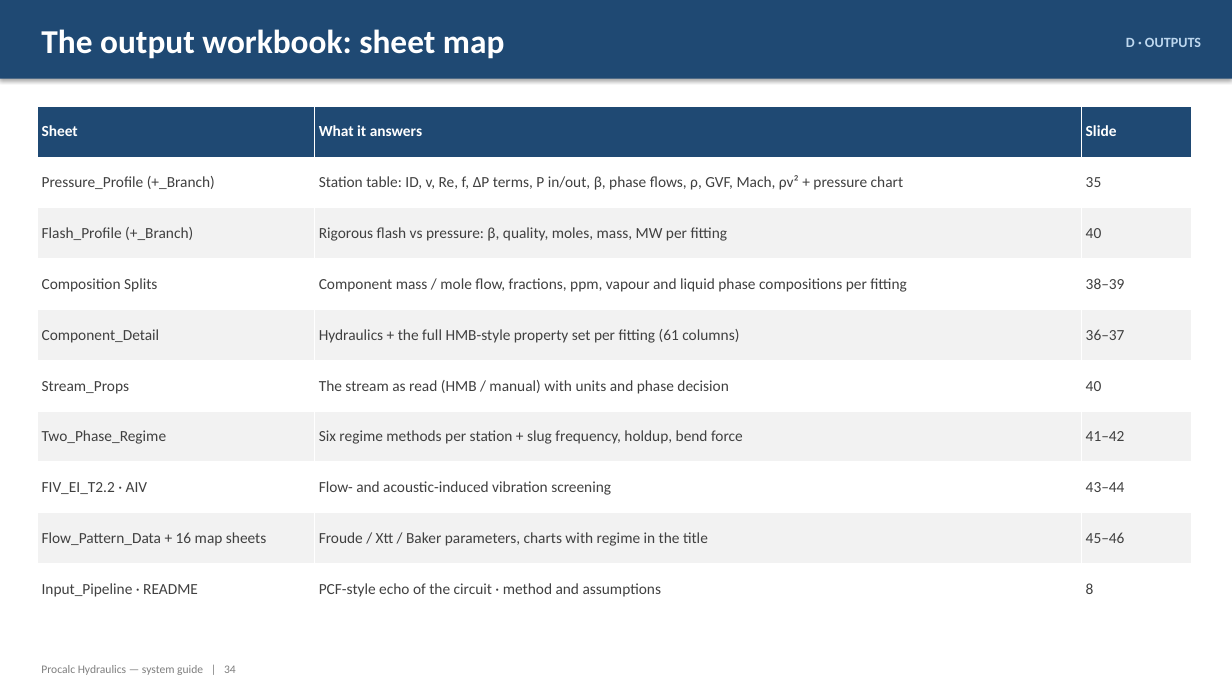
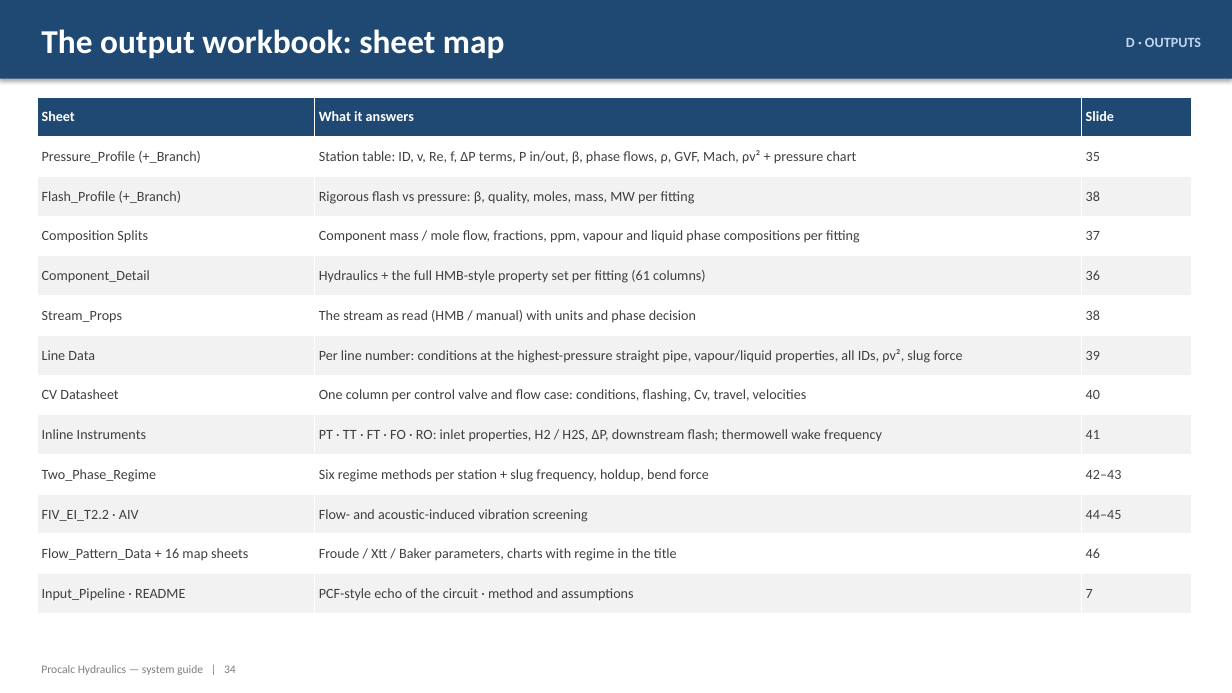
Before and after one commit to ipratikmenon/procalc, a slide deck: slide 34 of Hydraulics/Procalc_Hydraulics_System_Guide.pptx. Drawn at 1232x693 pixels with LibreOffice and Linux fonts; fonts in the diff are those of the drawing. Boxes give left, top, right and bottom in pixels: in the first picture for what was removed or moved away, otherwise in the second. Text is boxed around its words. In the diff, an @@ line names an element or a change of style, - is before the commit and + after.

```diff
--- a/Hydraulics/Procalc_Hydraulics_System_Guide.pptx
+++ b/Hydraulics/Procalc_Hydraulics_System_Guide.pptx
@@ table at <box>37,97,1192,614</box> @@
-row 3: Flash_Profile (+_Branch) | Rigorous flash vs pressure: β, quality, moles, mass, MW per fitting | 40
-row 4: Composition Splits | Component mass / mole flow, fractions, ppm, vapour and liquid phase compositions per fitting | 38–39
-row 5: Component_Detail | Hydraulics + the full HMB-style property set per fitting (61 columns) | 36–37
-row 6: Stream_Props | The stream as read (HMB / manual) with units and phase decision | 40
-row 7: Two_Phase_Regime | Six regime methods per station + slug frequency, holdup, bend force | 41–42
-row 8: FIV_EI_T2.2 · AIV | Flow- and acoustic-induced vibration screening | 43–44
-row 9: Flow_Pattern_Data + 16 map sheets | Froude / Xtt / Baker parameters, charts with regime in the title | 45–46
-row 10: Input_Pipeline · README | PCF-style echo of the circuit · method and assumptions | 8
+row 3: Flash_Profile (+_Branch) | Rigorous flash vs pressure: β, quality, moles, mass, MW per fitting | 38
+row 4: Composition Splits | Component mass / mole flow, fractions, ppm, vapour and liquid phase compositions per fitting | 37
+row 5: Component_Detail | Hydraulics + the full HMB-style property set per fitting (61 columns) | 36
+row 6: Stream_Props | The stream as read (HMB / manual) with units and phase decision | 38
+row 7: Line Data | Per line number: conditions at the highest-pressure straight pipe, vapour/liquid properties, all IDs, ρv², slug force | 39
+row 8: CV Datasheet | One column per control valve and flow case: conditions, flashing, Cv, travel, velocities | 40
+row 9: Inline Instruments | PT · TT · FT · FO · RO: inlet properties, H2 / H2S, ΔP, downstream flash; thermowell wake frequency | 41
+row 10: Two_Phase_Regime | Six regime methods per station + slug frequency, holdup, bend force | 42–43
+row 11: FIV_EI_T2.2 · AIV | Flow- and acoustic-induced vibration screening | 44–45
+row 12: Flow_Pattern_Data + 16 map sheets | Froude / Xtt / Baker parameters, charts with regime in the title | 46
+row 13: Input_Pipeline · README | PCF-style echo of the circuit · method and assumptions | 7
@@ table: place and size @@
-table at <box>37,106,1192,615</box>
+table at <box>37,97,1192,614</box>
```
Also in this commit, not shown: 26 other slides changed, 4 slides added, 4 slides removed, 2 other files.
